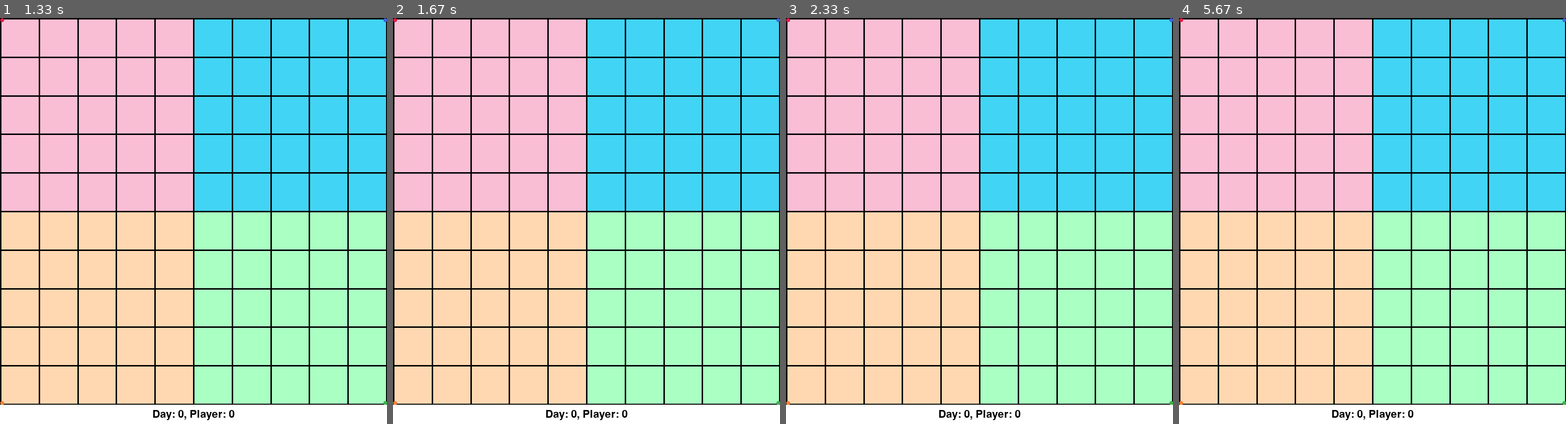
Above: before the commit, frames 1-4 (left to right).
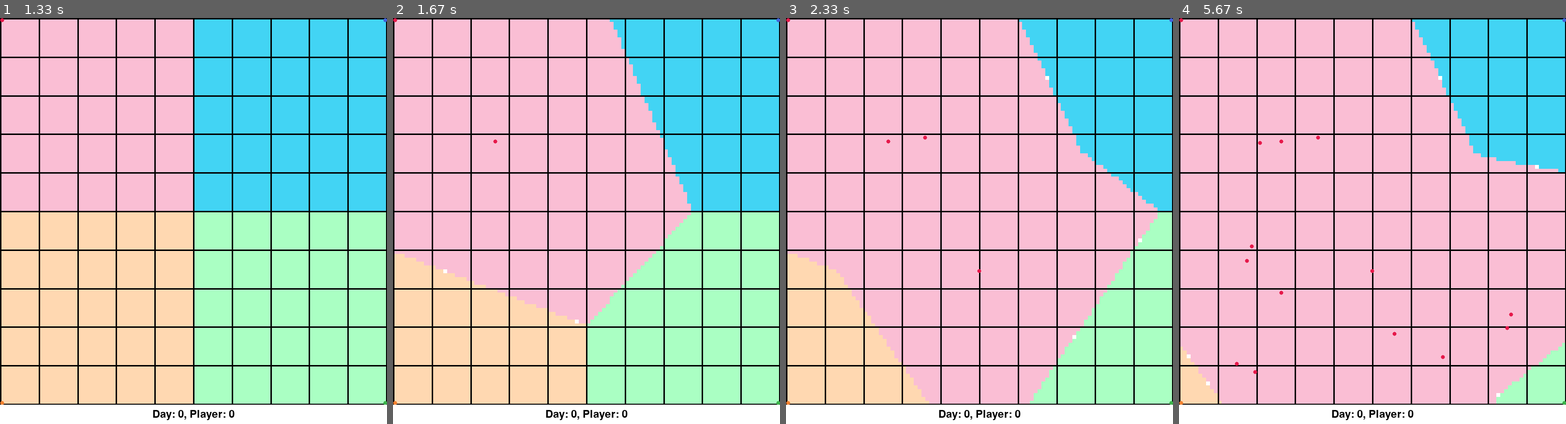
Above: after the commit, the same moments.

Repository: Shreeyak/COMS4444-Voronoi-Sim
Game: pygame game, started from main.py
The game is run twice, just before and just after one commit, with the same random seed, the same clock (stepped at 60 frames per second) and the same inputs.
Inputs (mouse positions are in pixels of both pictures, inside the frame that each line leads up to):
- Up to frame 1 (1.33 s): click (193, 221) at 0.38 s; click (232, 310) at 0.72 s; tap R at 1 s
- Up to frame 2 (1.67 s): click (493, 139) at 1.38 s
- Up to frame 3 (2.33 s): click (979, 269) at 1.72 s; click (925, 135) at 2.05 s
- Up to frame 4 (5.67 s): click (1507, 326) at 2.38 s; click (1248, 261) at 2.72 s; click (1260, 143) at 3.05 s; click (1279, 294) at 3.38 s; click (1511, 314) at 3.72 s; click (1256, 371) at 4.05 s; click (1252, 245) at 4.38 s; click (1395, 334) at 4.72 s; click (1442, 354) at 5.05 s; click (1237, 363) at 5.38 s

Frame 1 is identical in both runs. In frame 2, 20% of the frame differs, in the area x 0-77%, y 0-76%; in frame 3, 38%; in frame 4, 53%, in the area x 0-100%, y 0-95%.

Commit message:
Refactored units to be a dict of dicts. Created common x-right coord system.

Diff:
--- a/main.py
+++ b/main.py
@@ -6,7 +6,7 @@
 import numpy as np
 import pygame
 
-from voronoi_map_state import VoronoiGameMap, Unit
+from voronoi_map_state import VoronoiGameMap
 from voronoi_renderer import VoronoiRender
 
 
@@ -92,9 +92,10 @@
 
         if self.reset:
             self.game_state.reset_game()
+            self.reset = False
 
         if self.add_unit is not None:
-            self.game_state.add_units([Unit(self.curr_player, self.add_unit)])
+            self.game_state.add_units([(self.curr_player, self.add_unit)])
             self.game_state.compute_occupancy_map()
             self.add_unit = None
 
--- a/voronoi_map_state.py
+++ b/voronoi_map_state.py
@@ -5,22 +5,18 @@
 import scipy
 
 
-class Unit:
-    def __init__(self, player: int, pos: Tuple):
-        """The unit of each player. New unit spawns every N days. Can be moved in any direction by 1 km"""
-        assert 0 <= player < 4
-
-        self.player = int(player)
-        self.pos = pos
-        self.status = 1  # 1 = alive, 0 = dead
-
-        # TODO: Replace usage with list of tuples. Faster.
-
-    def kill(self):
-        self.status = 0
-
-    def move(self):
-        raise NotImplementedError
+def _compute_cell_coords(map_size) -> np.ndarray:
+    """Calculates the origin for each cell.
+    Each cell is 1km wide and origin is in the center.
+
+    Return:
+        coords: Shape: [100, 100, 2]. Coords for each cell in grid.
+    """
+    x = np.arange(0.5, map_size, 1.0)
+    y = x
+    xx, yy = np.meshgrid(x, y, indexing="ij")
+    coords = np.stack((xx, yy), axis=-1)
+    return coords
 
 
 class VoronoiGameMap:
@@ -33,115 +29,99 @@
 
         self.home_offset = 0.5  # Home bases are offset from corner by this amt
         self.spawn_loc = {0: (self.home_offset, self.home_offset),
-                          1: (self.map_size - self.home_offset, self.home_offset),
+                          1: (self.home_offset, self.map_size - self.home_offset),
                           2: (self.map_size - self.home_offset, self.map_size - self.home_offset),
-                          3: (self.home_offset, self.map_size - self.home_offset)}
+                          3: (self.map_size - self.home_offset, self.home_offset),}
 
         # Optimization
         self._num_contested_pts_check = 10  # Number of closest points to check in case of disputed cells.
 
         # Data
-        self.cell_origins = self._get_cell_origins()
-        # Unit Map: Each channel represents a player. If 1, then the player has a unit in that cell, 0 otherwise.
-        self.unit_map = np.zeros((self.map_size, self.map_size, 4), dtype=np.uint8)
-        self.unit_id = 1  # Unique ID for each point
-        self.unit_id_map = np.zeros((self.map_size, self.map_size, 4), dtype=np.uint8)  # Unit pos by ID
-        self.units = []  # List of all the units on the map
+        self.cell_origins = _compute_cell_coords(self.map_size)
+        self.unit_id = 1  # Unique ID for each new point
+        self.units = {0: {}, 1: {}, 2: {}, 3: {}}  # {player: {id: (x, y)}}
         self.occupancy_map = None  # Which cells belong to which player
+
         self.reset_game()
 
         # TODO: Separate func for killing units
         #   Func that does full update
 
-    def clear_board(self):
-        """Remove all the units. Clear the associated data structures"""
-        self.units = []
-        self.unit_map = np.zeros((self.map_size, self.map_size, 4), dtype=np.uint8)
-        self.unit_id_map = np.zeros((self.map_size, self.map_size, 4), dtype=np.uint8)
-
-    def reset_game(self):
-        """New Game"""
-        self.clear_board()
-        self.unit_id = 1
-        # Game starts with 1 unit for each player in the corners
-        self.add_units([Unit(0, self.spawn_loc[0]),
-                        Unit(1, self.spawn_loc[1]),
-                        Unit(2, self.spawn_loc[2]),
-                        Unit(3, self.spawn_loc[3])])
-        self.compute_occupancy_map()
-
-    def _get_cell_origins(self) -> np.ndarray:
-        """Calculates the origin for each cell
-        Return:
-            coords: Coords for each cell, indexed by cell location. np.ndarray, Shape: [100, 100, 2].
-        """
-        x = np.arange(0.5, self.map_size, 1.0)
-        y = x.copy()
-
-        xx, yy = np.meshgrid(x, y, indexing="ij")
-        coords = np.stack((xx, yy), axis=-1)
-        return coords
-
-    def add_units(self, units: List[Unit]):
-        self.units.extend(units)
-        for unit in units:
-            x, y = unit.pos
+    def add_units(self, units: List[Tuple[int, Tuple[float, float]]]):
+        """Add some units to the map
+
+        Args:
+            units: List of units to be added to the map. Elements are tuple -> (player, (x, y))
+        """
+        for (player, pos) in units:
+            x, y = pos
             if not 0 <= x < self.map_size:
                 raise ValueError(f"x out of range [0, {self.map_size}]: {x}")
             if not 0 <= y < self.map_size:
                 raise ValueError(f"y out of range [0, {self.map_size}]: {y}")
-
-            cx, cy = int(x), int(y)
-
-            # TODO: Separate func to compute unit map
-            self.unit_map[cx, cy, unit.player] = 1
-            self.unit_id_map[cx, cy, unit.player] = self.unit_id
+            if not (0 <= player <= 3):
+                raise ValueError(f"Player ID must be in range [0, 3]: {player}")
+
+            self.units[player][self.unit_id] = pos  # have a unique ID for each unit on the map
             self.unit_id += 1
 
+    def spawn_home_units(self):
+        """Create a unit for each player at home base"""
+        units = [x for x in self.spawn_loc.items()]
+        self.add_units(units)
+
+    def reset_game(self):
+        """New Game"""
+        self.unit_id = 1
+        self.units = {0: {}, 1: {}, 2: {}, 3: {}}
+
+        # Game starts with 1 unit for each player in the corners
+        self.spawn_home_units()
+        self.compute_occupancy_map()
+
     def get_unit_occupied_cells(self) -> np.ndarray:
-        """Calculate which cells are counted as occupied due to unit presence (based on unit map)
-        If a cell contains exactly 1 unit, then it's occupied by that unit's player.
+        """Colculate which cells contain units and are occupied/disputed
 
         Returns:
-            unit_occupancy_map: 2D Map that shows which cells are occupied by each player due to unit presence, before
-                nearest neighbor calculations. Shape: [M, M].
+            unit_occupancy_map: Shape: [N, N]. Maps cells to players/dispute, before nearest neighbor calculations.
                 0-3: Player. 4: Disputed. 5: Not computed
         """
-        # TODO: Replace this is hashed unit list.
-        # Get player-wise cell occupancy. If a cell has exactly 1 unit, it's occupied. More than 1, it's disputed.
-        num_units = self.unit_map.sum(axis=2)
-        occupied_mask_2d = (num_units == 1).reshape((self.map_size, self.map_size, 1))
-        occupied_mask_2d = np.logical_and(occupied_mask_2d, self.unit_map > 0)  # Shape: [N, N, 4]
-
-        # 2D map that shows which cells are occupied by a player's unit. 4 means contested. 5 is uncomputed.
-        occ_map = np.ones((self.map_size, self.map_size), dtype=np.uint8) * 5
-        occ_map[occupied_mask_2d[:, :, 0]] = 0
-        occ_map[occupied_mask_2d[:, :, 1]] = 1
-        occ_map[occupied_mask_2d[:, :, 2]] = 2
-        occ_map[occupied_mask_2d[:, :, 3]] = 3
-        occ_map[num_units > 1] = 4
+        occ_map = np.ones((self.map_size, self.map_size), dtype=np.uint8) * 4  # 0-3 = player
+
+        pts_hash = {}
+        for player, pl_units in self.units.items():
+            for (x, y) in pl_units.values():
+                pos_grid = (int(y), int(x))  # Quantize unit pos to cell idx
+                if pos_grid not in pts_hash:
+                    pts_hash[pos_grid] = player
+                    occ_map[pos_grid] = player
+                else:
+                    player_existing = pts_hash[pos_grid]
+                    if player_existing != player:  # Same cell, multiple players
+                        occ_map[pos_grid] = 4
 
         return occ_map
 
     def compute_occupancy_map(self):
         """Calculates the occupancy status of each cell in the grid"""
 
-        # Get coords of cells that are occupied due to units inside them
+        # Which cells contain units
         occ_map = self.get_unit_occupied_cells()
-        occ_cell_pts = self.cell_origins[occ_map < 4]  # Shape: [N, 2]. Cells that are occupied by units pos.
-        # Get list with player id for each occ cell
-        player_ids = occ_map[occ_map < 4]  # Shape: [N,]
+        mask = occ_map < 4
+        occ_cell_pts = self.cell_origins[mask]  # list of unit
+        player_ids = occ_map[mask]  # Shape: [N,]. player id for each occ cell
 
         # Create KD-tree with all occupied cells
         kdtree = scipy.spatial.KDTree(occ_cell_pts)
 
-        # Query points: coords of each cell that's neither occupied nor disputed
-        candidate_cell_pts = self.cell_origins[occ_map > 4]  # Shape: [N, 2]
-
-        # For each query pt, see if it is occupied or disputed
+        # Query points: coords of each cell that's not occupied
+        candidate_cell_pts = self.cell_origins[~mask]  # Shape: [N, 2]
+
+        # For each query pt, get associated player (nearest cell with unit)
+        # Find nearest 2 points to identify if multiple cells at same dist
         near_dist, near_idx = kdtree.query(candidate_cell_pts, k=2)
 
-        # Filter Disputes: Find cells with more than 1 occupied cells at same distance
+        # Resolve disputes for cells with more than 1 occupied cells at same distance
         same_d = near_dist[:, 1] - near_dist[:, 0]
         disputed = np.isclose(same_d, 0)
         disputed_cell_pts = candidate_cell_pts[disputed]  # Shape: [N, 2].
@@ -189,13 +169,9 @@
 
     def remove_killed_units(self):
         """Remove killed units and Recompute the occupancy map"""
-        units_ = self.units.copy()
-        self.clear_board()
-
-        for unit in units_:
-            if unit.status > 0:
-                self.add_units([unit])
-        self.compute_occupancy_map()
+        # bfs search, update self.units
+        # self.compute_occupancy_map()
+        raise NotImplementedError
 
 
 if __name__ == '__main__':
@@ -208,12 +184,12 @@
 
     # Viz grid
     # Add 2 units to the same cell
-    game_map.add_units([Unit(0, (5.7, 5.7)),
-                        Unit(2, (5.3, 5.3))])
+    game_map.add_units([(0, (5.7, 5.7)),
+                        (2, (5.3, 5.3))])
     # Add units that will result in multiple cells at same dist
-    game_map.add_units([Unit(0, (0.5, 3.5)),
-                        Unit(1, (0.5, 5.5)),
-                        Unit(0, (0.5, 2.5))])
+    game_map.add_units([(0, (3.5, 0.5)),
+                            (1, (5.5, 0.5)),
+                            (0, (2.5, 0.5))])
 
     # # Add 100 points per player randomly
     # import random
--- a/voronoi_renderer.py
+++ b/voronoi_renderer.py
@@ -1,4 +1,4 @@
-from typing import Tuple, List, Optional
+from typing import Dict, Tuple, List, Optional
 
 import cv2
 import matplotlib as mpl
@@ -47,7 +47,7 @@
         """Convert a pixel coord on map to metric
         Note: Pixels are in (row, col) format, transpose of XY Axes.
         """
-        py, px = pos_px
+        px, py = pos_px
         if not 0 <= px <= self.img_h:
             raise ValueError(f"x out of range [0, {self.map_size}]: {px}")
         if not 0 <= py <= self.img_w:
@@ -59,17 +59,15 @@
     # noinspection PyArgumentList
     def get_colored_occ_map(self,
                             occ_map: np.ndarray,
-                            units: Optional[List],
-                            draw_major_lines: bool = True,
-                            draw_units: bool = True):
+                            units: Optional[Dict[int, Dict]] = None,
+                            draw_major_lines: bool = True):
         """Visualizes an NxN Occupancy map for the voronoi game.
 
         Args:
             occ_map: Occupancy map. Shape: [n, n].
                 Each cell is assigned a number from 0-4: 0-3 represents a player occupying it, 4 means contested
-            units: List of units (player and pos)
+            units: If provided, will draw them on the map. Dict of units per player: {player: {id: (pos)}}.
             draw_major_lines: Draw grid lines
-            draw_units: Draw units
 
         Return:
             np.ndarray: The RGB image representing game state
@@ -100,11 +98,11 @@
                 cv2.line(grid_rgb, (x, 0), (x, h), color=col_line, thickness=thickness)
                 cv2.line(grid_rgb, (0, x), (w, x), color=col_line, thickness=thickness)
 
-        if draw_units:
-            for unit in units:
-                if unit.status > 0:
+        if units is not None:
+            for player, unit_dict in units.items():
+                for pos in unit_dict.values():
                     # Draw Circle for each unit
-                    pos_px = self.metric_to_px(unit.pos)
-                    cv2.circle(grid_rgb, pos_px[::-1], self.unit_size_px, self.player_colors[unit.player], -1)
+                    pos_px = self.metric_to_px(pos)
+                    cv2.circle(grid_rgb, pos_px, self.unit_size_px, self.player_colors[player], -1)
 
         return grid_rgb
Not shown, changed: Readme.md
